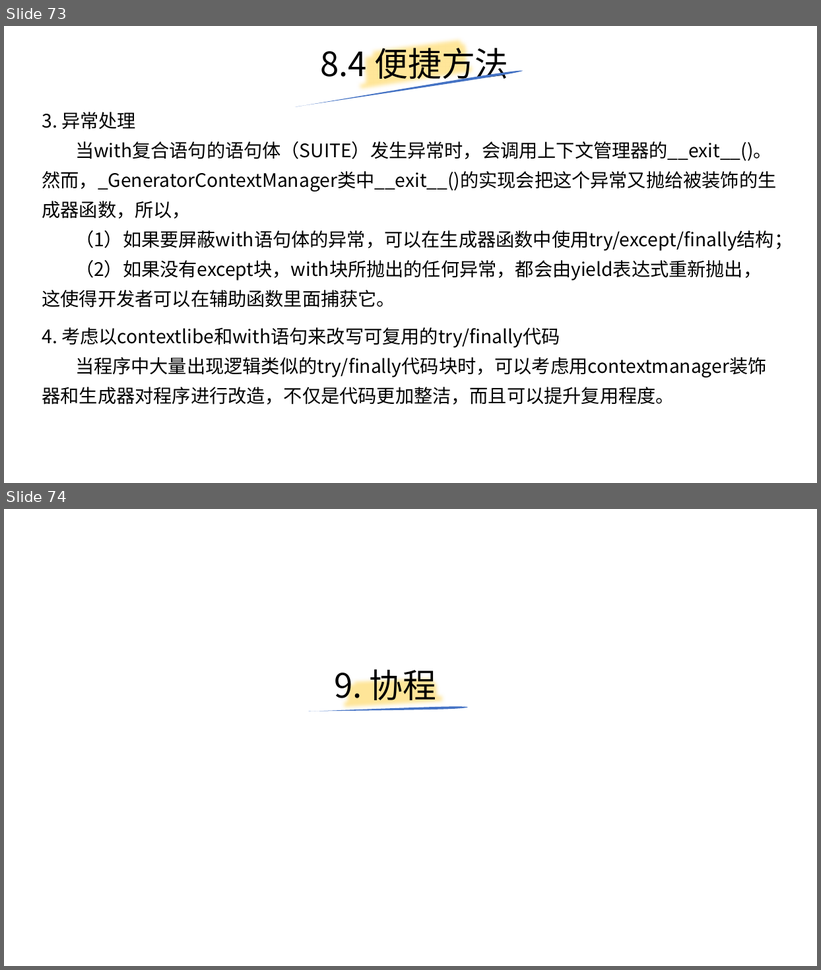
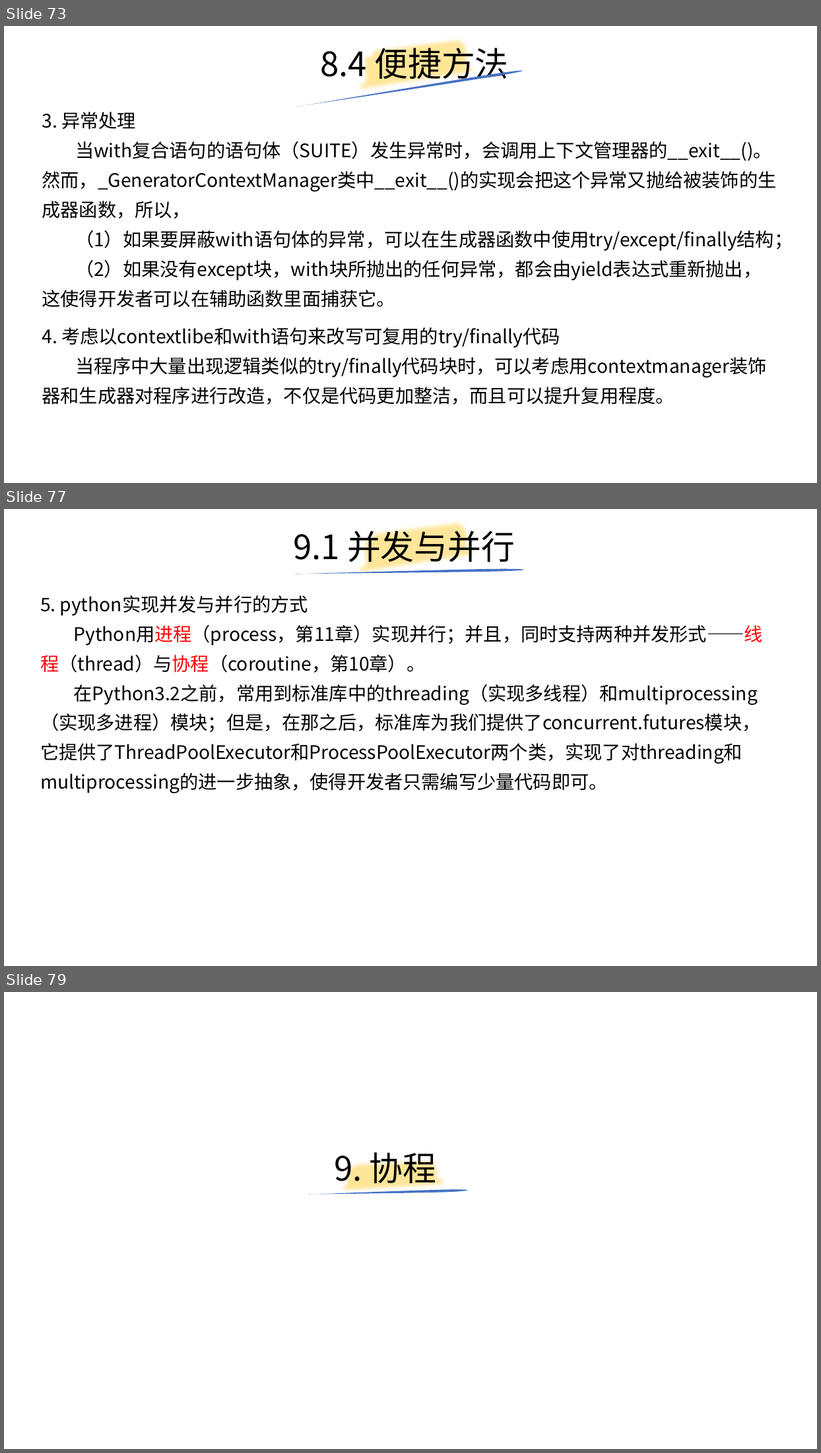
Before and after one commit to yiwenliu/CorePython, a slide deck: PPT/CorePython.pptx. Shown one above the other, each under a label of ours: slides 73 and 74 before the commit, slides 73, 77 and 79 after it; the slides between them are not shown. The pictures are 821x970 and 821x1453 pixels, drawn with LibreOffice and Linux fonts; fonts in the diff are those of the drawing. Boxes give left, top, right and bottom in pixels: in the first picture for what was removed or moved away, otherwise in the second. Text is boxed around its words. In the diff, an @@ line names an element or a change of style, - is before the commit and + after.

```diff
--- a/PPT/CorePython.pptx
+++ b/PPT/CorePython.pptx
@@ slide 77 added at (4, 509, 817, 966), background #FFFFFF @@
@@ title added at (293, 525, 515, 568), 39.6 pt, text #000000 @@
+9.1 并发与并行
@@ freeform shape added at (356, 509, 480, 590), outline #FFE699 16 pt @@
@@ freeform shape added at (294, 569, 524, 574), fill #4472C4 @@
@@ text added at (40, 595, 763, 793), 22 pt, text #000000 @@
+5. python实现并发与并行的方式
+Python用进程（process，第11章）实现并行；并且，同时支持两种并发形式——线程（thread）与协程（coroutine，第10章）。
+在Python3.2之前，常用到标准库中的threading（实现多线程）和multiprocessing（实现多进程）模块；但是，在那之后，标准库为我们提供了concurrent.futures模块，它提供了ThreadPoolExecutor和ProcessPoolExecutor两个类，实现了对threading和multiprocessing的进一步抽象，使得开发者只需编写少量代码即可。
@@ what was slide 74 is now slide 79 @@
```
Also in this commit, not shown: 4 other slides added.
